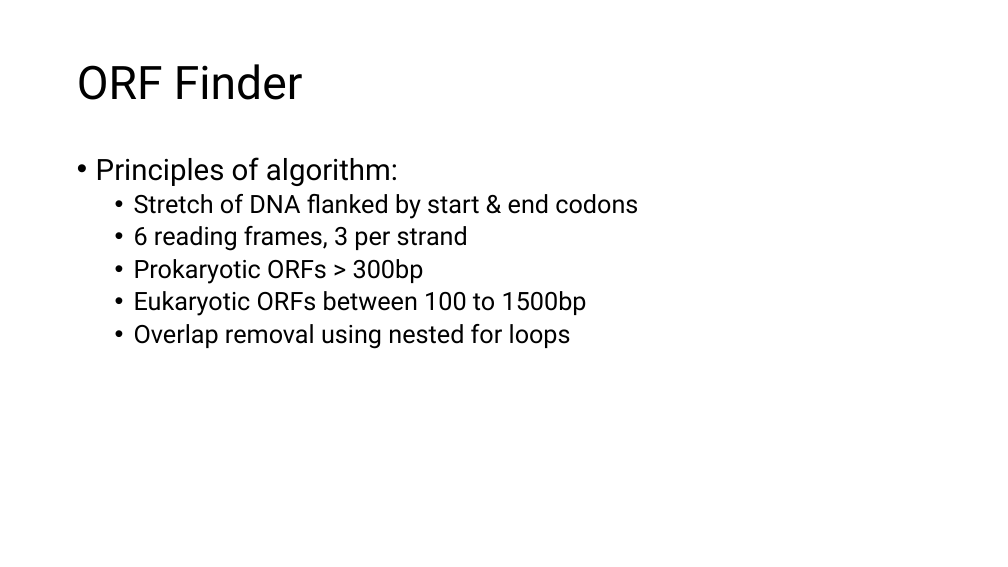
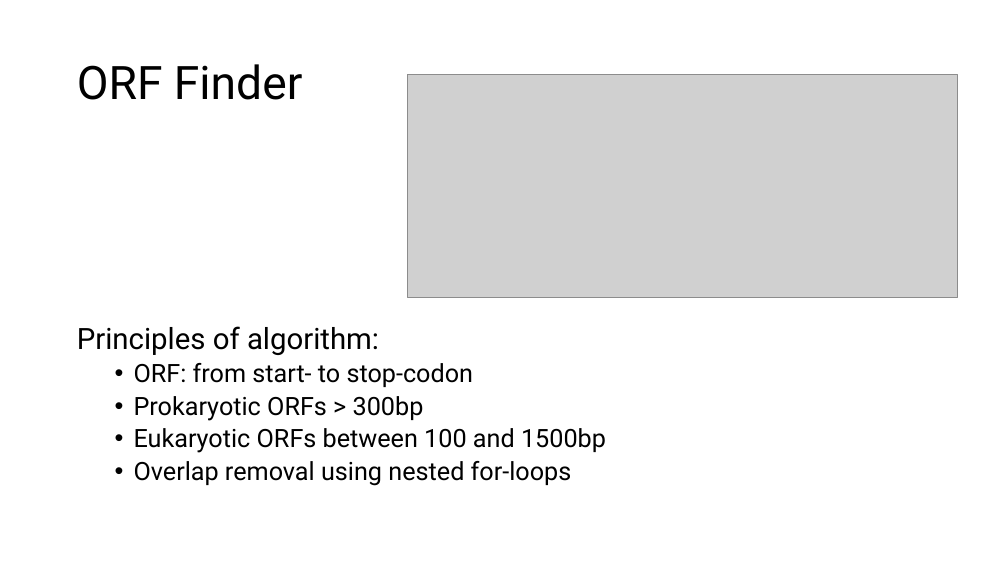
Before and after one commit to maxsenh/comgen, a slide deck: slide 6 of final_project/präsi_max.pptx. Drawn at 1008x567 pixels with LibreOffice and Linux fonts; fonts in the diff are those of the drawing; grey boxes stand for pictures. Boxes give left, top, right and bottom in pixels: in the first picture for what was removed or moved away, otherwise in the second. Text is boxed around its words. In the diff, an @@ line names an element or a change of style, - is before the commit and + after.

```diff
--- a/final_project/präsi_max.pptx
+++ b/final_project/präsi_max.pptx
@@ picture added at <box>408,75,958,298</box> @@
@@ text "Principles of algorithm:": place and size @@
-text "Principles of algorithm:" at <box>96,157,638,349</box>
+text "Principles of algorithm:" at <box>77,326,606,486</box>
@@ text at <box>77,326,379,355</box>: bullet • to none @@
@@ text at <box>134,363,473,387</box>: text changed @@
-  • Stretch of DNA flanked by start & end codons
-  • 6 reading frames, 3 per strand
+  • ORF: from start- to stop-codon
@@ text at <box>134,428,606,486</box>: text changed @@
-  • Eukaryotic ORFs between 100 to 1500bp
-  • Overlap removal using nested for loops
+  • Eukaryotic ORFs between 100 and 1500bp
+  • Overlap removal using nested for-loops
```
Also in this commit, not shown: 3 other slides changed, 1 slide added, 2 slides removed, 9 other files.
